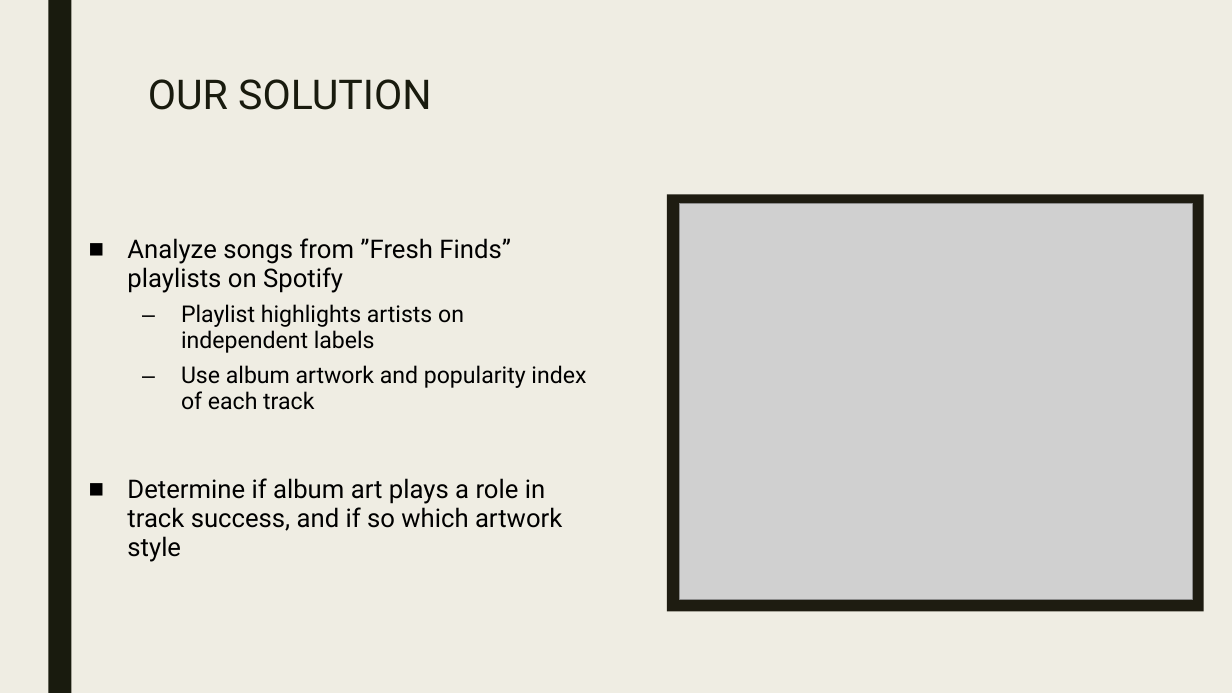
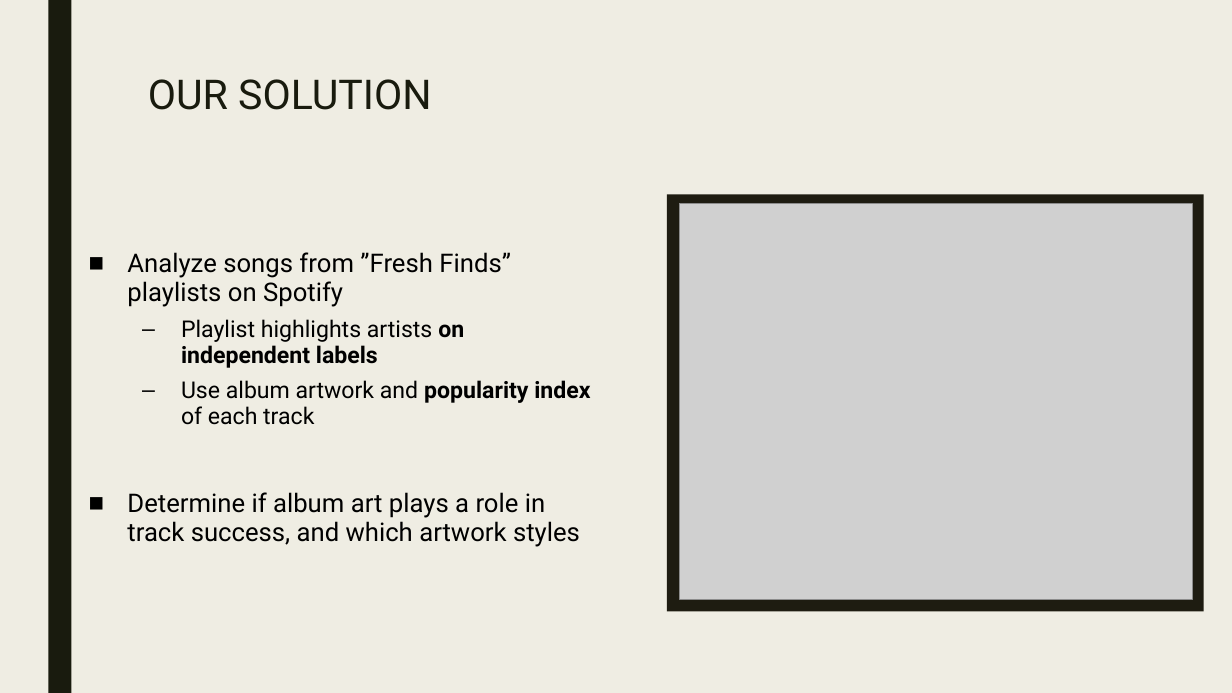
Before and after one commit to sabinabains/dsc-capstone, a slide deck: slide 4 of predicting_song_popularity_by_album_artwork.pptx. Drawn at 1232x693 pixels with LibreOffice and Linux fonts; fonts in the diff are those of the drawing; grey boxes stand for pictures. Boxes give left, top, right and bottom in pixels: in the first picture for what was removed or moved away, otherwise in the second. Text is boxed around its words. In the diff, an @@ line names an element or a change of style, - is before the commit and + after.

```diff
--- a/predicting_song_popularity_by_album_artwork.pptx
+++ b/predicting_song_popularity_by_album_artwork.pptx
@@ text at [181, 319, 590, 425]: bold on in "on independent labels", "popularity index" @@
@@ text at [127, 492, 580, 547]: text changed @@
-■ Determine if album art plays a role in track success, and if so which artwork style
+■ Determine if album art plays a role in track success, and which artwork styles
```
Also in this commit, not shown: 6 other slides changed.
